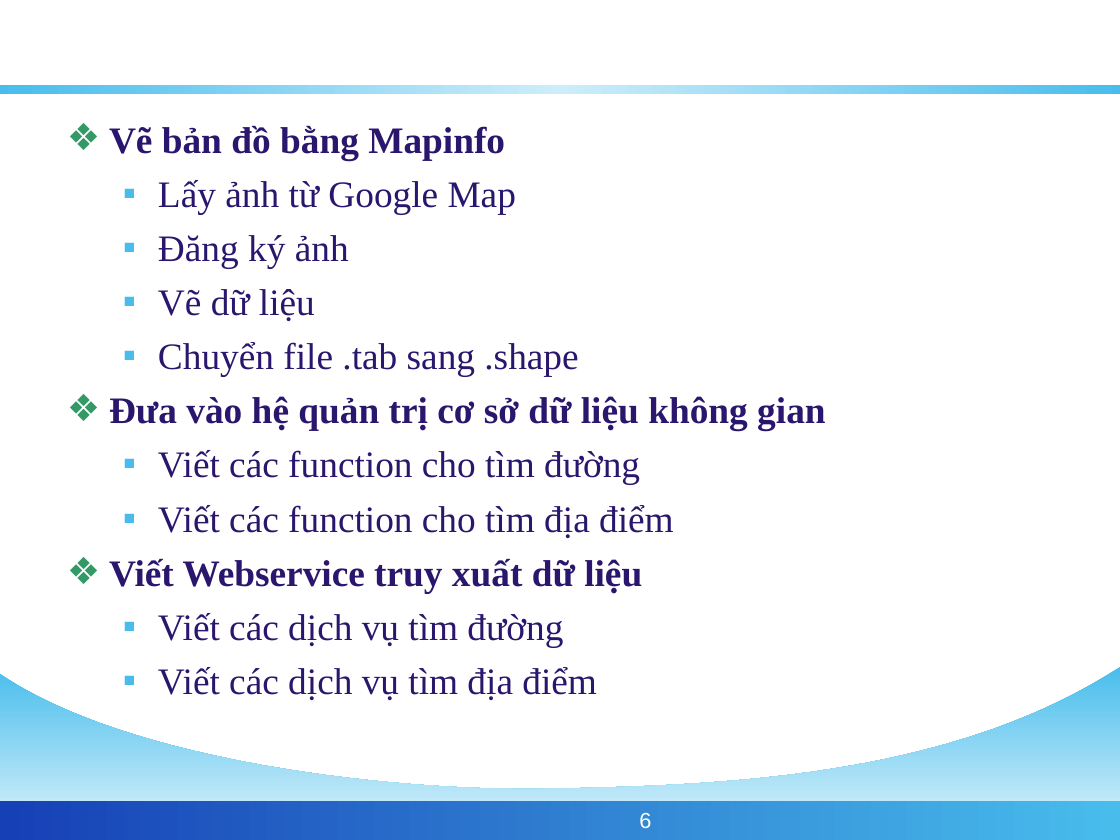
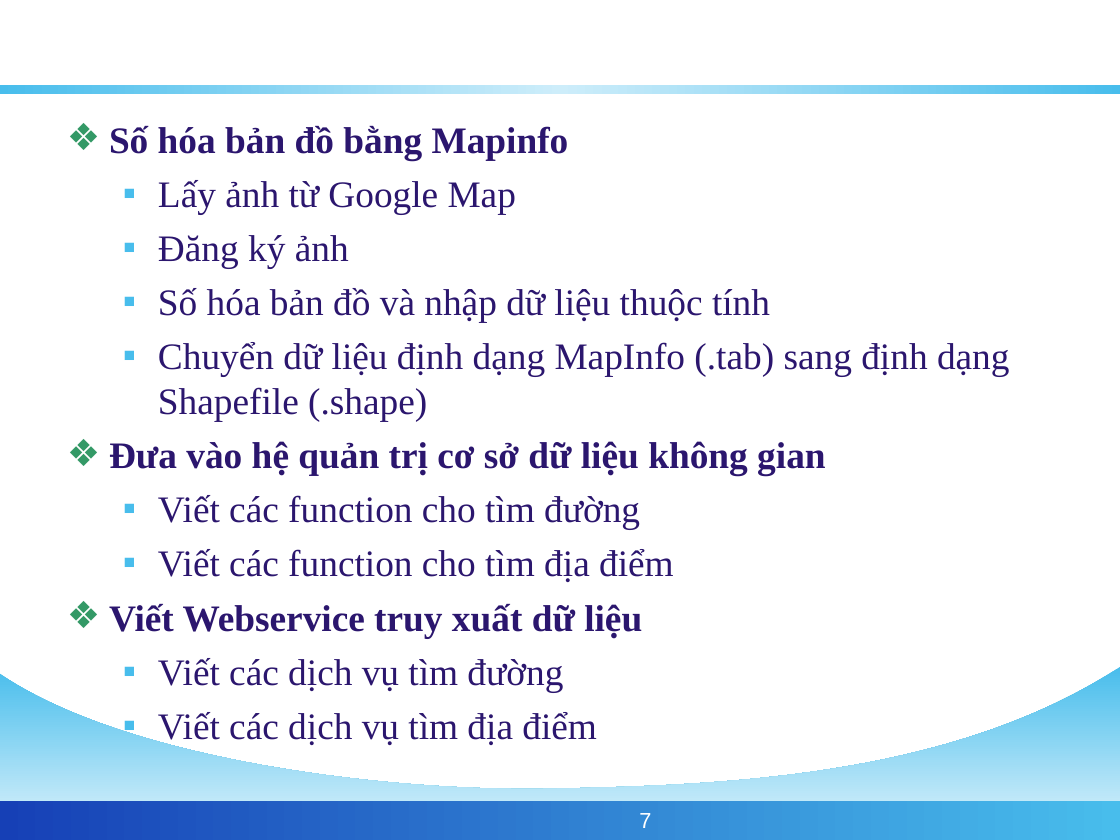
Before and after one commit to phamngsinh/cantho-webgis, a slide deck: slide 7 of Document/Bao Cao/BaoCaoLuanVan.ppt (slide 6 before the commit). Drawn at 1120x840 pixels with LibreOffice and Linux fonts; fonts in the diff are those of the drawing; background and template pictures are left out. Boxes give left, top, right and bottom in pixels: in the first picture for what was removed or moved away, otherwise in the second. Text is boxed around its words. In the diff, an @@ line names an element or a change of style, - is before the commit and + after.

```diff
--- a/Document/Bao Cao/BaoCaoLuanVan.ppt
+++ b/Document/Bao Cao/BaoCaoLuanVan.ppt
@@ text at <box>109,125,569,160</box>: text changed @@
-❖ Vẽ bản đồ bằng Mapinfo
+❖ Số hóa bản đồ bằng Mapinfo
@@ text at <box>158,288,1010,421</box>: text changed @@
-  ▪ Vẽ dữ liệu
-  ▪ Chuyển file .tab sang .shape
+  ▪ Số hóa bản đồ và nhập dữ liệu thuộc tính
+  ▪ Chuyển dữ liệu định dạng MapInfo (.tab) sang định dạng Shapefile (.shape)
@@ page number at <box>639,813,651,828</box>: text changed @@
-6
+7
```
Also in this commit, not shown: 6 other slides changed, 7 slides added.
